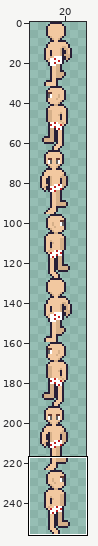
One commit to this pixel-art file: ASSETS/ART/SPRITESHEETS/PLAYER_MASTER.aseprite. Above: a wide view before the commit, with the close-up outlined.
Close-up. As it was:
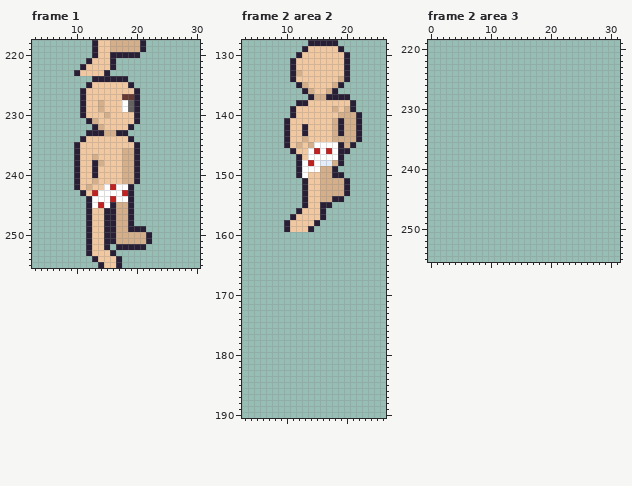
32x256 pixels, 4 frames. Shown: frame 1: x 3..30, y 218..255; frame 2 area 2: x 3..26, y 128..190; frame 2 area 3: x 0..31, y 219..255. The wide view leaves out empty margins. The commit also changed other frames or places, which this record leaves out.
New version:
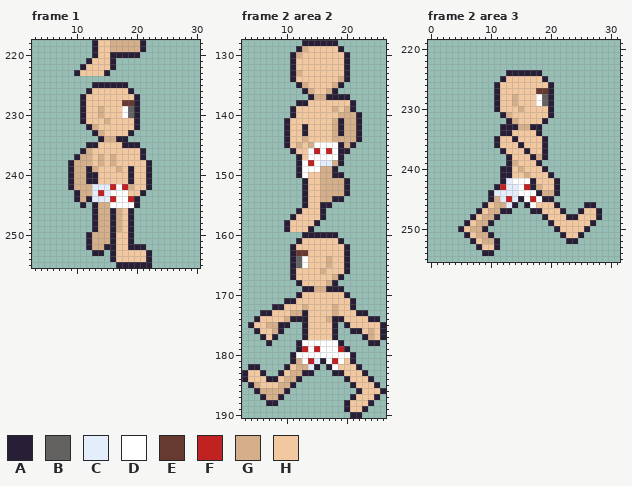
Palette (. is transparent): A #281f36  B #646161  C #e4edfb  D #ffffff  E #663931  F #c02121  G #d5af89  H #f2c8a0
Changes in this commit:
Changed rows in their new state; - is an unchanged pixel.
Frame 1, layer "NOTHING REF v0":
first column x 9:
224 ----......----
225 ---.AAAAAA.---
226 --.A------A.--
227 ---------HH---
228 -----H---EE---
230 -----GH--DB---
231 --AHH-G-------
232 ---AGH----HA--
233 ---.-GHHHHA---
234 --...AGGAA.---
235 -..AA----AA---
236 -.AG-----HHHA-
237 --GGHG-G-HHHA-
238 AGGGH--G-HHHHA
239 AGGAG---GHAHHA
240 AGGA-----HAHHA
241 AGGAA----HAHHA
242 AGG-CCC--FGHHA
243 -AGGCFC--DHHA-
244 -AG-CCC---FA--
245 --A.AGGDDDDA--
246 ---.AGG--H----
247 ---.AGG--H----
248 ---.AGG--H----
249 ---.AGG--H-..-
250 ----GGG-HHA...
251 ----GGG-HHA...
252 ----GG-AHH----
253 ---.AA.-HHHHHA
254 ----...AHHHHHA
255 -----...-AAAAA
Frame 2 area 2, layer "NOTHING REF v0":
first column x 11:
128 --A
129 -AG
130 AG-
first column x 3:
160 ----------AAAAAA--------
161 ---------AHHHHHHA-------
162 --------AHHHHHHHHA------
163 --------AEEHHHHHHA------
164 --------ABDHHHGHHA------
165 --------ABDHHHGHHA------
166 --------AHHHHGHHHA------
167 --------AHHHHHHGA-------
168 ---------AHHHHGA--------
169 ----------AAGGAAA-------
170 ---------AHHHHHHHA------
171 -------AAHHHHHHHHHA-----
172 -----AAHHHGHHHHGHHA-----
173 ---AAHHHGGAHHHHGHHHAA---
174 --AHHHHGAAAHHHGAAHHHHAA-
175 -AHHGGAA--AHHHHA-AHHHHHA
176 --AHHGA---AHHHHA--AAHGHA
177 ---AHA----AHHHHA----AGHA
178 ----A----ADDDDDDA----AA-
179 ---------AFDFDDDFA------
180 --------ADDDDDDDDDA-----
181 --------AGDFCADFDHA-----
182 -AA----AHGGCA-ADHHHA----
183 AHHA--AHGGAA---AAHHHA---
184 AHHHAAHGGA-------AHHHA--
185 -AGHHHGGA---------AHHHA-
186 --AGGGGA-----------AHHHA
187 ---AGGA-----------AHHHA-
188 ----AA-----------AHHHA--
189 -----------------AHHA---
190 ------------------AA----
Frame 2 area 3, layer "NOTHING REF v0":
first column x 5:
224 --------AAAAAA----------
225 -------AHHHHHHA---------
226 ------AHHHHHHHHA--------
227 ------AHHHHHHEEA--------
228 ------AHHGHHHDBA--------
229 ------AHHGHHHDBA--------
230 ------AHHHGHHHHA--------
231 -------AGHHHHHHA--------
232 --------AGHHHHA---------
233 -------AAAGGAA----------
234 -------AAHHHHA----------
235 ------AHHAHHHHA---------
236 ------AHHHAHHHA---------
237 -------AHHHAHHA---------
238 --------AHHHAGA---------
239 --------AGHHHA----------
240 -------AAHGHHHA---------
241 -------AAHHGHHHA--------
242 -------ACDDDAHHHA-------
243 ------AFCCDFAGHHA-------
244 -----ACCCCDDDAGGA-------
245 -----AGCFCADFDAA--------
246 ----AHGGCA-ADHHHA----AA-
247 ---AHGGAA---AAHHHA--AHHA
248 --AHGGA-------AHHHAAHHHA
249 -AHGGA---------AHHHHHHA-
250 AHGGA-----------AHHHHA--
251 -AHGGA-----------AHHA---
252 --AHGGA-----------AA----
253 ---AHHA-----------------
254 ----AA------------------
